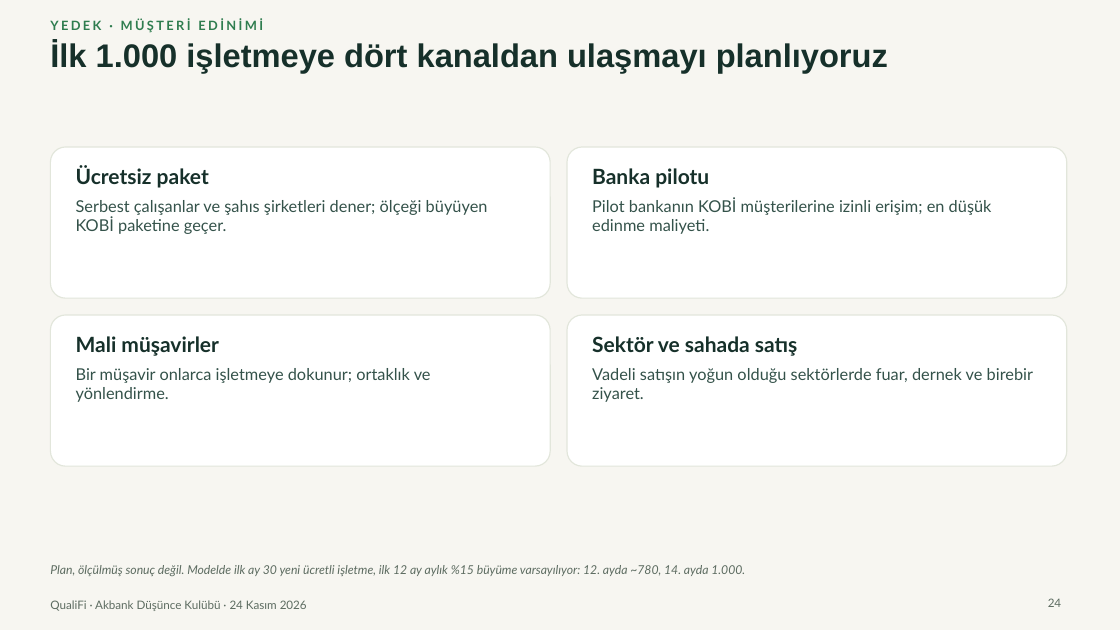
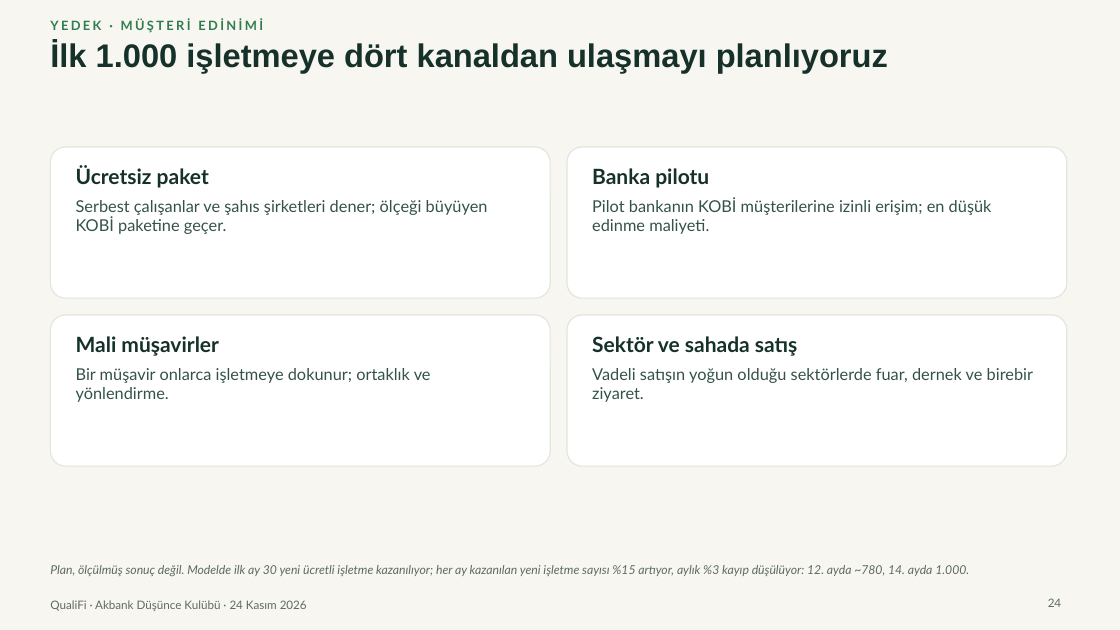
Before and after one commit to Talhaguler1/qualifi-41598058, a slide deck: slide 24 of marketing/presentation-2026-11-24/QualiFi-final-sunum.pptx. Drawn at 1120x630 pixels with LibreOffice and Linux fonts; fonts in the diff are those of the drawing. Boxes give left, top, right and bottom in pixels: in the first picture for what was removed or moved away, otherwise in the second. Text is boxed around its words. In the diff, an @@ line names an element or a change of style, - is before the commit and + after.

```diff
--- a/marketing/presentation-2026-11-24/QualiFi-final-sunum.pptx
+++ b/marketing/presentation-2026-11-24/QualiFi-final-sunum.pptx
@@ text at (50,565,969,576): text changed @@
-Plan, ölçülmüş sonuç değil. Modelde ilk ay 30 yeni ücretli işletme, ilk 12 ay aylık %15 büyüme varsayılıyor: 12. ayda ~780, 14. ayda 1.000.
+Plan, ölçülmüş sonuç değil. Modelde ilk ay 30 yeni ücretli işletme kazanılıyor; her ay kazanılan yeni işletme sayısı %15 artıyor, aylık %3 kayıp düşülüyor: 12. ayda ~780, 14. ayda 1.000.
```
Also in this commit, not shown: 1 other slide changed, 2 other files.
